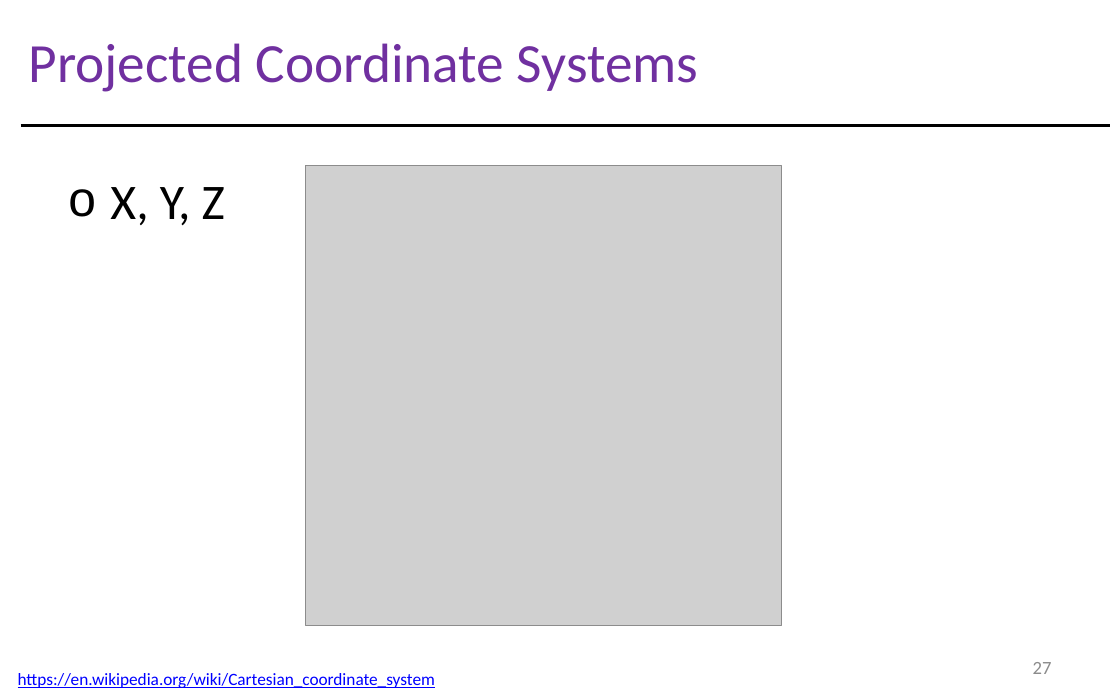
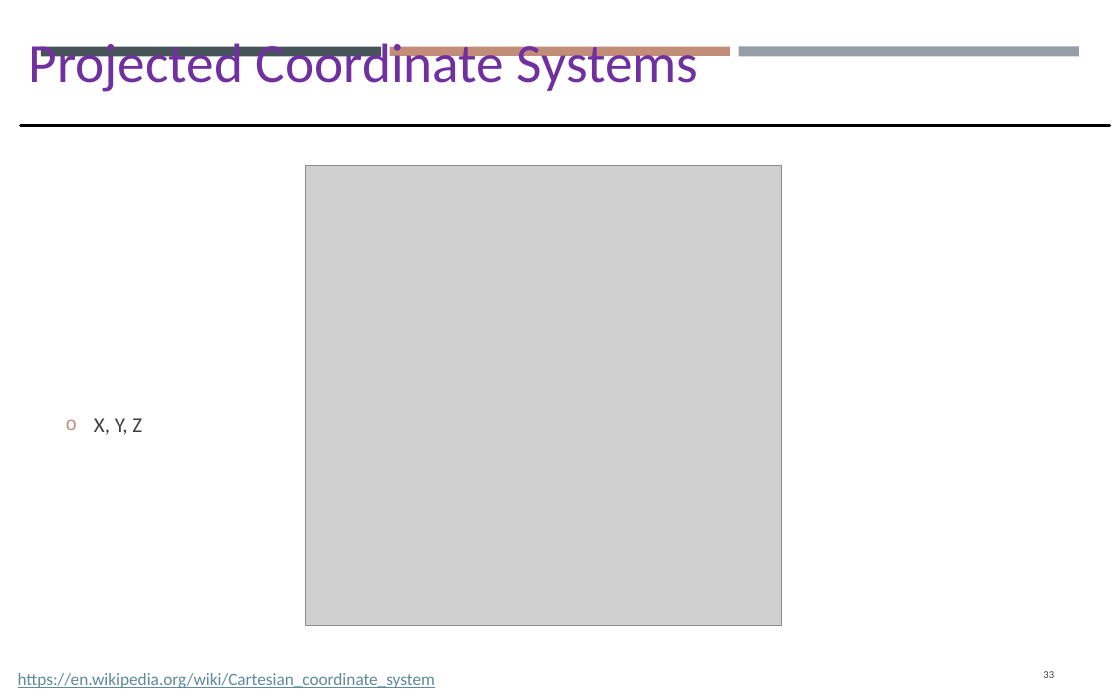
Before and after one commit to gisynw/GIS_I, a slide deck: slide 33 of docs/Lectures/Week03/Lecture02_GEOG2475_Datum.pptx (slide 27 before the commit). Drawn at 1120x700 pixels with LibreOffice and Linux fonts; fonts in the diff are those of the drawing; grey boxes stand for pictures. Boxes give left, top, right and bottom in pixels: in the first picture for what was removed or moved away, otherwise in the second. Text is boxed around its words. In the diff, an @@ line names an element or a change of style, - is before the commit and + after.

```diff
--- a/docs/Lectures/Week03/Lecture02_GEOG2475_Datum.pptx
+++ b/docs/Lectures/Week03/Lecture02_GEOG2475_Datum.pptx
@@ rectangle added at bbox=[41, 47, 381, 57], fill #465359 @@
@@ rectangle added at bbox=[390, 47, 729, 56], fill #C18C78 @@
@@ rectangle added at bbox=[739, 46, 1079, 56], fill #969FA7 @@
@@ text "X, Y, Z": place and size @@
-text "X, Y, Z" at bbox=[110, 187, 225, 225]
+text "X, Y, Z" at bbox=[94, 418, 142, 435]
@@ text "X, Y, Z" at bbox=[94, 418, 142, 435]: size 28.8 to 12.2 pt, text colour #000000 to #404040; indent changed; vertical alignment top to middle @@
@@ text "https://en.wikipedia.org/wiki/Cartesian_coordinate_system" at bbox=[18, 673, 435, 688]: text colour #0000FF to #5E8A9B @@
@@ page number at bbox=[1043, 671, 1054, 678]: text changed; size 10.8 to 6.1 pt; text colour #8C8C8C to #404040 @@
-27
+33
```
Also in this commit, not shown: 64 other slides changed, 8 slides added, 2 slides removed, 2 other files.
